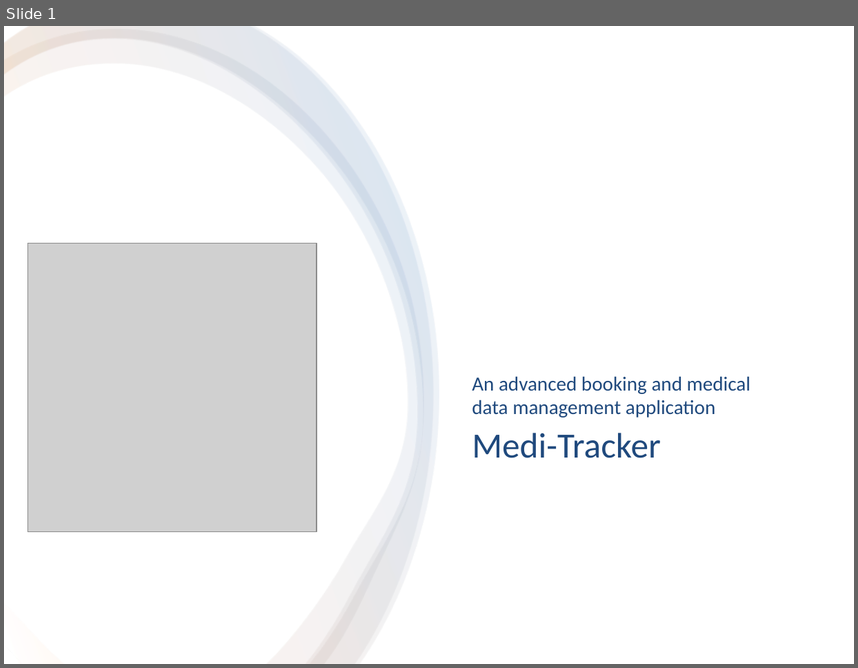
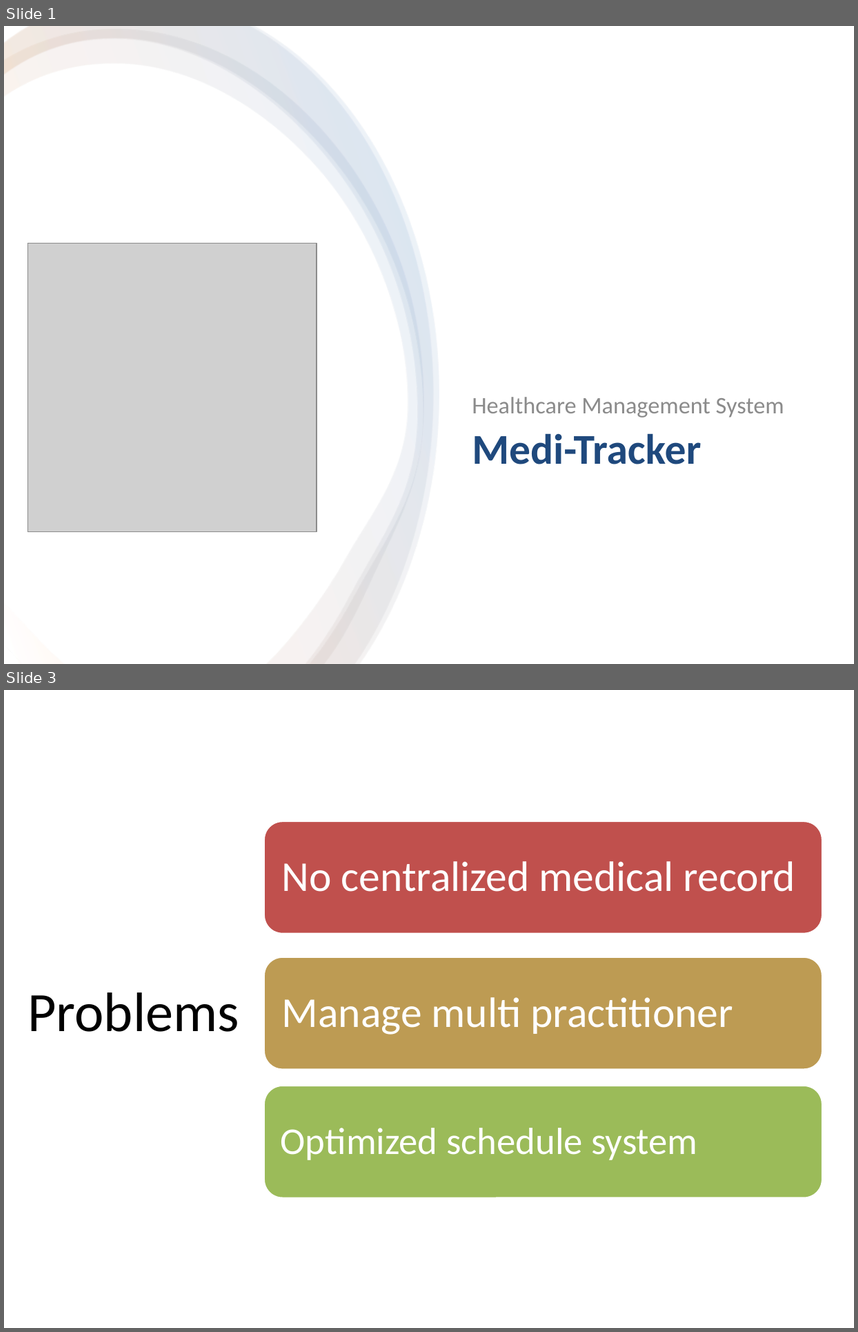
Before and after one commit to Zughayyar/MediTrack_MERN_Project, a slide deck: MediTracker.pptx. Shown one above the other, each under a label of ours: slide 1 before the commit, slides 1 and 3 after it; the slides between them are not shown. The pictures are 858x668 and 858x1332 pixels, drawn with LibreOffice and Linux fonts; fonts in the diff are those of the drawing; grey boxes stand for pictures. Boxes give left, top, right and bottom in pixels: in the first picture for what was removed or moved away, otherwise in the second. Text is boxed around its words. In the diff, an @@ line names an element or a change of style, - is before the commit and + after.

```diff
--- a/MediTracker.pptx
+++ b/MediTracker.pptx
@@ slide 3 added at bbox=[4, 690, 854, 1328], background #FFFFFF @@
@@ text added at bbox=[27, 992, 239, 1032], 47 pt, text #000000 @@
+Problems
@@ group added at bbox=[263, 821, 822, 1199]: 3 rounded rectangles, 3 texts @@
+No centralized medical record
+Manage multi practitioner
+Optimized schedule system
@@ slide 1 changed as well @@
@@ subtitle at bbox=[472, 397, 784, 417]: text changed; size 17 to 20 pt; text colour #1F497D to #8C8C8C @@
-An advanced booking and medical data management application
+Healthcare Management System
@@ title "Medi-Tracker" at bbox=[472, 433, 701, 464]: size 30 to 36 pt, bold on @@
```
Also in this commit, not shown: 3 other slides changed, 6 other slides added, 4 slides removed, 5 other files.
